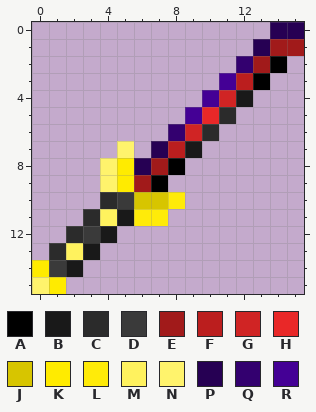
Two states of a pixel-art sprite, assets/minecraft/textures/sea/weapons/shusui.png. Above is the file before it was changed.
The file is 16x16 pixels. Colours within 5 levels of each other are drawn and written as one.
Palette (. is transparent): A #000000  B #191919  C #2b2b2b  D #3a3a3a  E #a11a1a  F #bb1e1e  G #d02424  H #e92828  J #d7c500  K #ffeb00  L #ffeb09  M #fff25e  N #fff36c  P #260053  Q #33006f  R #440095
After:
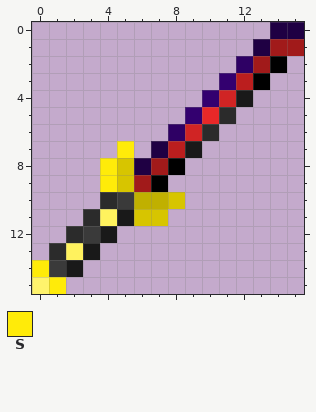
Colours new in this view: S #ffeb09
Change:
@@ palette @@
-J #d7c500
+J #c0b000
-L #ffeb09
+L #d7c500
-P #260053
+P #1f0043
-Q #33006f
+Q #2e0064
-R #440095
+R #33006f
@@ x 2..7 @@
  6 ......
- 7 ...N.P
- 8 ..NKPE
- 9 ..NKEA
+ 7 ...S.P
+ 8 ..SLPE
+ 9 ..SLEA
 10 ..CDJJ
@@ x 0..3 @@
 13 .CMB
-14 KDB.
-15 NK..
+14 SDB.
+15 NS..
